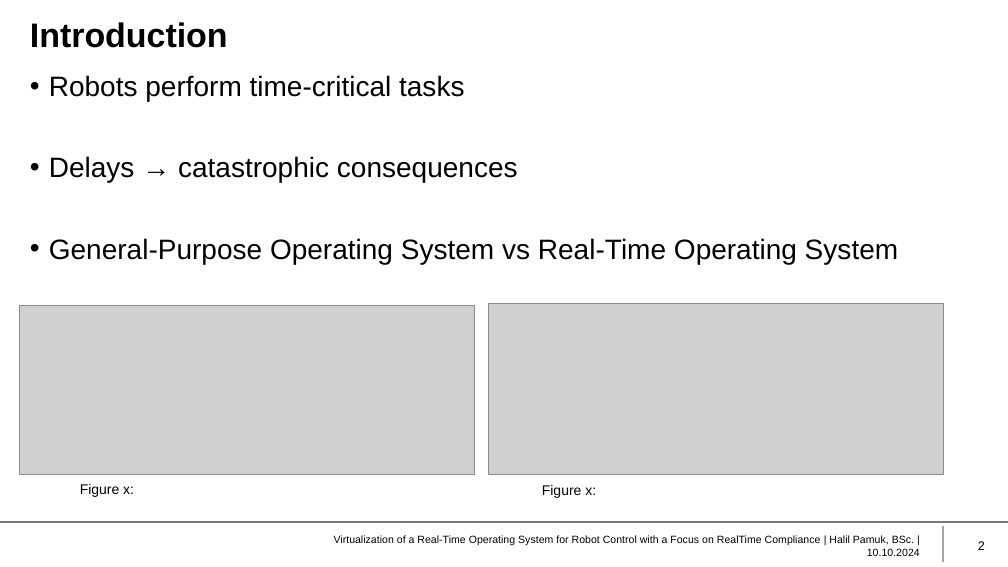
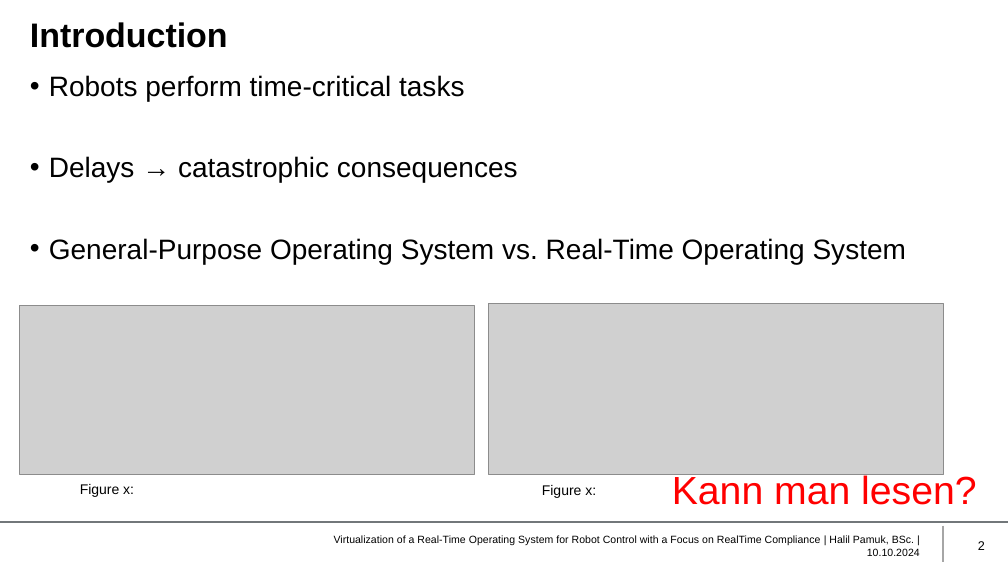
Before and after one commit to HIP24/Masterarbeit, a slide deck: slide 2 of Masterprüfung/Presentation/Presentation.pptx. Drawn at 1008x567 pixels with LibreOffice and Linux fonts; fonts in the diff are those of the drawing; grey boxes stand for pictures; background and template pictures are left out. Boxes give left, top, right and bottom in pixels: in the first picture for what was removed or moved away, otherwise in the second. Text is boxed around its words. In the diff, an @@ line names an element or a change of style, - is before the commit and + after.

Commit message:
det

```diff
--- a/Masterprüfung/Presentation/Presentation.pptx
+++ b/Masterprüfung/Presentation/Presentation.pptx
@@ text at bbox=[49, 238, 906, 264]: text changed @@
-• General-Purpose Operating System vs Real-Time Operating System
+• General-Purpose Operating System vs. Real-Time Operating System
@@ text added at bbox=[672, 473, 976, 505], 28 pt, text #FF0000 @@
+Kann man lesen?
```
Also in this commit, not shown: 4 other slides changed.
